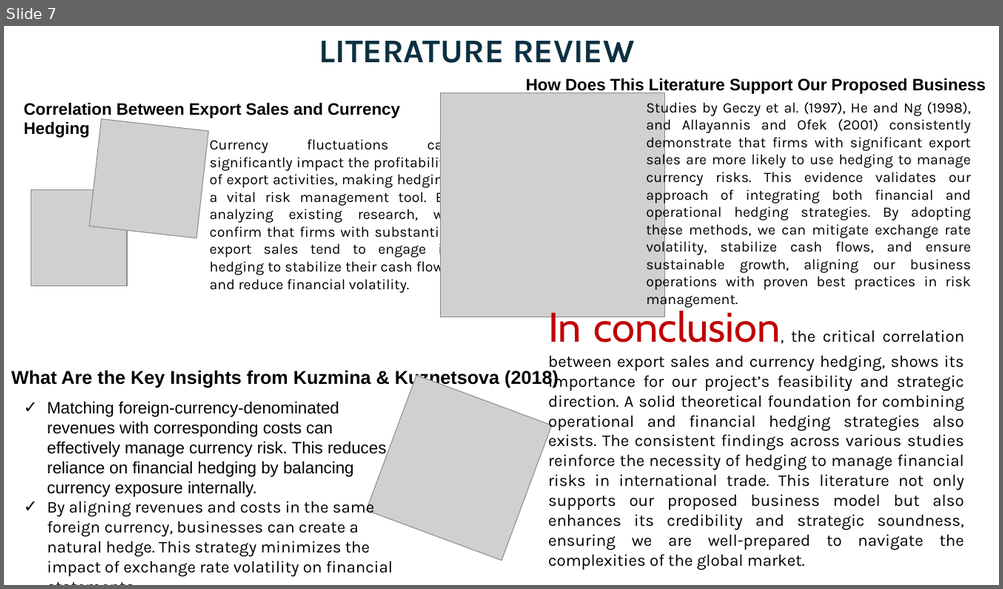
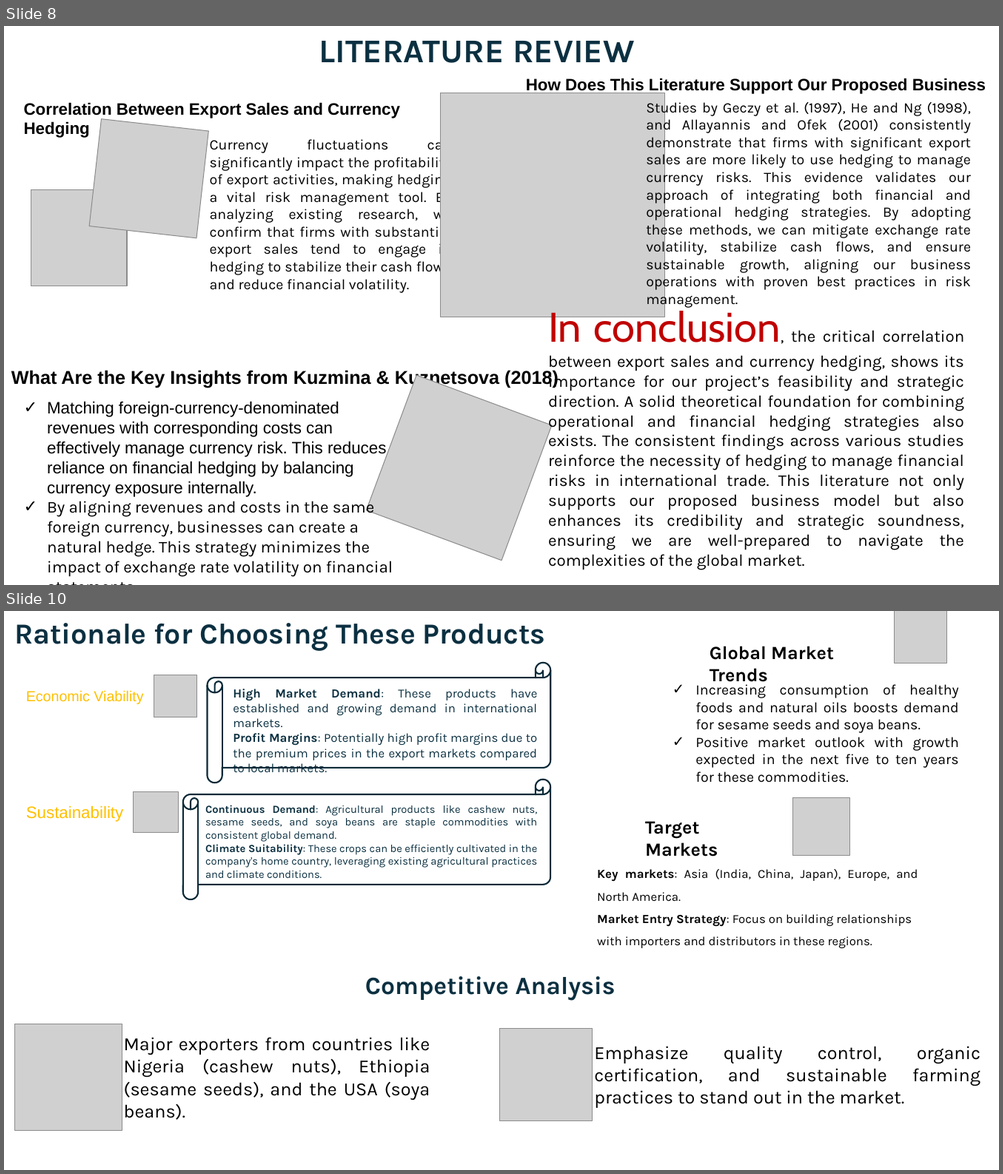
Before and after one commit to Gbekoilias/SustainableBusinessExpansion, a slide deck: Diversification Strategy for Government Construction.pptx. Shown one above the other, each under a label of ours: slide 7 before the commit, slides 8 and 10 after it; the slides between them are not shown. The pictures are 1003x589 and 1003x1174 pixels, drawn with LibreOffice and Linux fonts; fonts in the diff are those of the drawing; grey boxes stand for pictures. Boxes give left, top, right and bottom in pixels: in the first picture for what was removed or moved away, otherwise in the second. Text is boxed around its words. In the diff, an @@ line names an element or a change of style, - is before the commit and + after.

```diff
--- a/Diversification Strategy for Government Construction.pptx
+++ b/Diversification Strategy for Government Construction.pptx
@@ slide 10 added at (x1=4, y1=611, x2=999, y2=1170), background #FFFFFF @@
@@ text added at (x1=14, y1=623, x2=546, y2=651), 28 pt, text #0B3041, bold @@
+Rationale for Choosing These Products
@@ picture added at (x1=894, y1=611, x2=946, y2=663) @@
@@ text added at (x1=709, y1=646, x2=834, y2=686), 18 pt, text #000000, bold @@
+Global Market Trends
@@ group added at (x1=26, y1=663, x2=550, y2=783): 2 texts, 1 picture, 1 horizontal scroll @@
+Economic Viability
+High Market Demand: These products have established and growing demand in international markets.
+Profit Margins: Potentially high profit margins due to the premium prices in the export markets compared to local markets.
@@ text added at (x1=695, y1=681, x2=959, y2=783), 14 pt, text #000000 @@
+✓ Increasing consumption of healthy foods and natural oils boosts demand for sesame seeds and soya beans.
+✓ Positive market outlook with growth expected in the next five to ten years for these commodities.
@@ group added at (x1=26, y1=780, x2=550, y2=900): 2 texts, 1 picture, 1 horizontal scroll @@
+Sustainability
+Continuous Demand: Agricultural products like cashew nuts, sesame seeds, and soya beans are staple commodities with consistent global demand.
+Climate Suitability: These crops can be efficiently cultivated in the company's home country, leveraging existing agricultural practices and climate conditions.
@@ picture added at (x1=793, y1=798, x2=850, y2=856) @@
@@ text added at (x1=645, y1=821, x2=717, y2=857), 18 pt, text #000000, bold @@
+Target Markets
@@ text added at (x1=597, y1=869, x2=917, y2=948), 12 pt, text #000000 @@
+Key markets: Asia (India, China, Japan), Europe, and North America.
+Market Entry Strategy: Focus on building relationships with importers and distributors in these regions.
@@ group added at (x1=15, y1=977, x2=980, y2=1131): 3 texts, 2 pictures @@
+Competitive Analysis
+Major exporters from countries like Nigeria (cashew nuts), Ethiopia (sesame seeds), and the USA (soya beans).
+Emphasize quality control, organic certification, and sustainable farming practices to stand out in the market.
@@ what was slide 7 is now slide 8 @@
```
Also in this commit, not shown: 2 slides changed, 6 other slides added, 2 slides removed, 5 other files.
